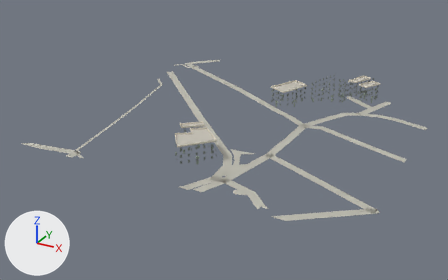
What one commit did to the glTF model assets/malta/cottonera/bormla_65_31_near.glb.
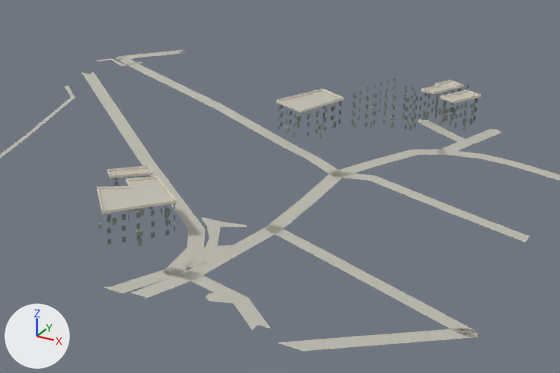
Each version appears first whole from a 50 mm camera at (457.0, -976.0, 186.0) aimed at (299.0, -690.0, 43.0), and next in a close-up on the part from 27% to 94% of the width and 12% to 83% of the height. Lighting does not change. The marker at lower left points along +X, +Y and +Z. The first two pictures are the older version. Vertices at exactly the same position are counted once.

The first close-up shows 'geometry_0'.
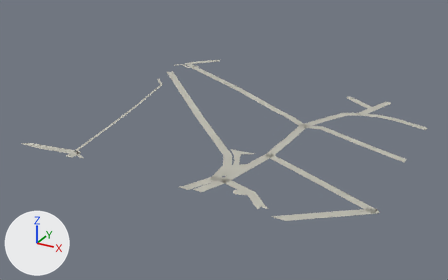
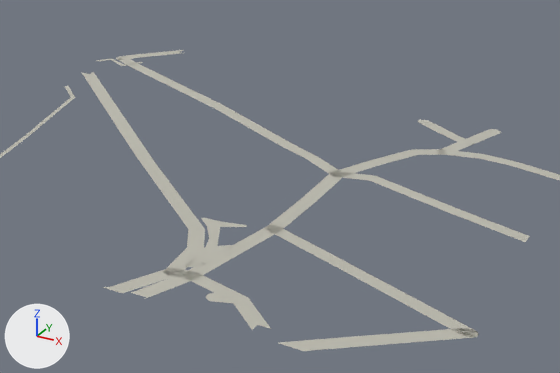
Changed parts and their boxes (x1, y1, x2, y2) in the close-ups (560 x 373 px):
part 1 of me_geometry_0, deleted: before (97, 73, 481, 246)

The change, as a diff of the scene's bpy script:
```diff
--- a/assets/malta/cottonera/bormla_65_31_near.glb.py
+++ b/assets/malta/cottonera/bormla_65_31_near.glb.py
@@ me_geometry_0 @@
 # used by ob_geometry_0; location = (0.0, 0.0, 0.0)
-me_geometry_0.from_pydata(...)  # 2943 vertices, 2747 faces; spans x 219.0..403.0, y -769.0..-586.0, z 48.0..64.0
+me_geometry_0.from_pydata(...)  # 1318 vertices, 1331 faces; spans x 219.0..403.0, y -769.0..-586.0, z 48.0..57.0
+# me_geometry_0 part 1: 325 loose pieces with 1625 vertices, spanning x 291.0..362.0, y -749.0..-587.0, z 49.0..64.0, are deleted
 me_geometry_0.materials.append(mat_defaultmaterial)
```
